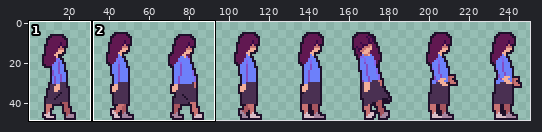
Sprite sheet: LucyGamejam/data/PlayerSpriteSheet.png. Above: a wide view before the commit, with the close-up outlined.
Close-up. Before the commit:
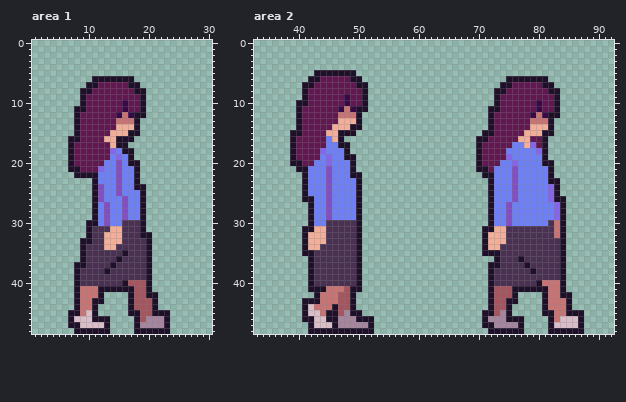
The file is 256x49 pixels. Shown: area 1: x 1..30, y 0..48; area 2: x 33..92, y 0..48. The wide view leaves out empty margins. The commit also changed other parts of the picture, which this record leaves out.
The result:
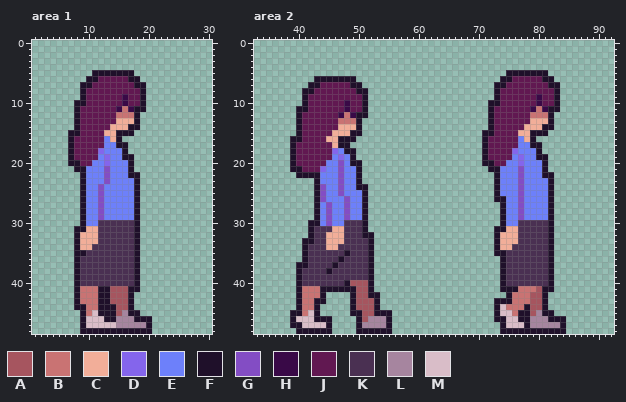
Palette (. is transparent): A #a6555f  B #c97373  C #f2ae99  D #8465ec  E #6d80fa  F #1f102a  G #834dc4  H #390947  J #611851  K #4a3052  L #a6859f  M #d9bdc8
The exact change:
Area 1:
y 5: x 11..17 ....... -> FFFFFFF
y 6: x 10 . -> F; x 12..16 FFFFF -> JJJJJ; x 18 . -> F
y 7: x 9 . -> F; x 11 F -> J; x 17 F -> J; x 19 . -> F
y 8: x 10 F -> J; x 18 F -> J
y 9: x 16 J -> H
y 10: x 8 . -> F
y 11: x 9 F -> J; x 15..18 JHJJ -> HBHF
y 12: x 15 H -> B; x 17 H -> B; x 19 F -> .
y 13: x 15..17 BBB -> CCC
y 14: x 14 J -> C; x 17 C -> F
y 15: x 7 . -> F; x 13 J -> C; x 15..16 CC -> FF; x 18 F -> .
y 16: x 8 F -> J; x 13 C -> E; x 16..17 FF -> ..
y 17: x 13..14 JC -> EE
y 18: x 12..14 JJD -> DEE; x 17 F -> .
y 19: x 12..13 JJ -> ED; x 15..16 DE -> EF
y 20: x 8 J -> F; x 11..13 JJE -> EED; x 15 G -> E; x 18 F -> .
y 21: x 7 F -> .; x 9..13 JJJDE -> FEEEG; x 15 G -> E; x 17..18 EF -> F.
y 22: x 8 F -> .; x 10..11 FF -> EE; x 13 E -> G; x 15 G -> E; x 17 E -> F
y 23: x 9..11 ..F -> FEE; x 13 E -> G; x 15 G -> E
y 24: x 9..11 ..F -> FEE; x 15 G -> E; x 19 F -> .
y 25: x 9..11 ..F -> FEE; x 15 G -> E; x 18..19 EF -> F.
y 26: x 9..11 ..F -> FEE; x 16 G -> E; x 18..19 EF -> F.
y 27..29: x 9..13 ..FEG -> FEEGE; x 16 G -> E; x 18..19 EF -> F.
y 30: x 9..15 .FFEGEE -> FEEKKKK; x 18..19 KF -> F.
y 31: x 8..11 ..FK -> FFCC; x 14..15 CC -> KK; x 18..19 KF -> F.
y 32: x 8..11 ..FK -> FCCC; x 13..15 CCC -> KKK; x 18..20 KFF -> F..
y 33: x 8..11 .FFK -> FCCC; x 13..15 CCC -> KKK; x 18..20 KKF -> F..
y 34: x 8..10 .FK -> FCC; x 13..14 CC -> KK; x 18..20 KKF -> F..
y 35: x 8 . -> F; x 16 F -> K; x 18..20 KKF -> F..
y 36: x 8..9 .F -> FK; x 15 F -> K; x 18..20 KKF -> F..
y 37: x 9 F -> K; x 14 F -> K; x 18..20 KKF -> F..
y 38: x 13 F -> K; x 18..20 KKF -> F..
y 39: x 18..20 KKF -> F..
y 40: x 16..20 FAAAF -> KKF..
y 41: x 14..16 FFF -> AAA; x 18..20 AAF -> F..
y 42: x 13..16 .... -> FAAA; x 18..21 AAFF -> ....
y 43: x 11 F -> B; x 13..16 .... -> FAAA; x 18..21 AAAF -> ....
y 44: x 9 B -> F; x 11..16 F..... -> BFFFAA; x 18..21 AAAF -> ....
y 45: x 7..16 FFBMF..... -> ..FBMFFFAL; x 19..23 AAFFF -> .....
y 46: x 7..9 FMM -> ..F; x 11..12 FF -> MM; x 14..17 .... -> FLLL; x 19..23 ALLLF -> FF...
y 47: x 7..9 FFM -> ..F; x 13..18 F....F -> MMLLLL; x 20..23 LLLF -> F...
y 48: x 8 F -> .; x 14..17 .... -> FFFF; x 21..23 FFF -> ...
Area 2:
y 5: x 43..49 FFFFFFF -> .......; x 75..81 ....... -> FFFFFFF
y 6: x 42 F -> .; x 44..48 JJJJJ -> FFFFF; x 50 F -> .; x 74 . -> F; x 76..80 FFFFF -> JJJJJ; x 82 . -> F
y 7: x 41 F -> .; x 43 J -> F; x 49 J -> F; x 51 F -> .; x 73 . -> F; x 75 F -> J; x 81 F -> J; x 83 . -> F
y 8: x 42 J -> F; x 50 J -> F; x 74 F -> J; x 82 F -> J
y 9: x 48 H -> J; x 80 J -> H
y 10: x 40 F -> .; x 72 . -> F
y 11: x 41 J -> F; x 47..50 HBHF -> JHJJ; x 73 F -> J; x 79..82 JHJJ -> HBHF
y 12: x 47 B -> H; x 49 B -> H; x 51 . -> F; x 79 H -> B; x 81 H -> B; x 83 F -> .
y 13: x 47..49 CCC -> BBB; x 79..81 BBB -> CCC
y 14: x 46 C -> J; x 49 F -> C; x 78 J -> C; x 81 C -> F
y 15: x 39 F -> .; x 45 C -> J; x 47..48 FF -> CC; x 50 . -> F; x 77 J -> C; x 79..80 CC -> FF; x 82 F -> .
y 16: x 40 J -> F; x 45 E -> C; x 48..49 .. -> FF; x 70 F -> .; x 77 C -> E; x 79..81 JJF -> F..
y 17: x 45..46 EE -> JC; x 70..71 FJ -> .F; x 76 E -> J; x 78..81 CDJF -> EFF.
y 18: x 44..46 DEE -> JJD; x 49 . -> F; x 70..71 FJ -> .F; x 75..76 EE -> JD; x 80..81 DF -> F.
y 19: x 44..45 ED -> JJ; x 47..48 EF -> DE; x 70..71 FJ -> .F; x 75 D -> J; x 77 E -> D; x 80 E -> F
y 20: x 40 F -> J; x 43..45 EED -> JJE; x 47 E -> G; x 50 . -> F; x 70..72 FJJ -> .FF; x 74 E -> J; x 76..77 DE -> ED; x 82 F -> .
y 21: x 39 . -> F; x 41..45 FEEEG -> JJJDE; x 47 E -> G; x 49..50 F. -> EF; x 70..73 FFJE -> ..FF; x 76..77 GE -> EG; x 81..82 EF -> F.
y 22: x 40 . -> F; x 42..43 EE -> FF; x 45 G -> E; x 47 E -> G; x 49 F -> E; x 71..73 FFE -> ..F; x 76..77 GE -> EG; x 81 E -> F
y 23: x 41..43 FEE -> ..F; x 45 G -> E; x 47 E -> G; x 72..73 FE -> .F; x 76..77 GE -> EG; x 83 F -> .
y 24: x 41..45 FEEEG -> ..FGE; x 47 E -> G; x 51 . -> F; x 72..73 FE -> .F; x 76..77 GE -> EG; x 82..83 DF -> F.
y 25: x 41..45 FEEEG -> ..FGE; x 47 E -> G; x 50..51 F. -> EF; x 72..73 FE -> .F; x 76..77 GE -> EG; x 82..83 DF -> F.
y 26: x 41..45 FFEEG -> ..FGE; x 48 E -> G; x 50..51 F. -> EF; x 72..74 FEE -> .FF; x 76..77 GE -> EG; x 82..84 DFF -> F..
y 27..29: x 42..43 FE -> .F; x 48 E -> G; x 50..51 F. -> EF; x 72..75 FEEG -> ..FE; x 77 E -> G; x 82..84 EDF -> F..
y 30: x 43 E -> F; x 45..47 KKK -> GEE; x 50..51 F. -> KF; x 72..75 FEEG -> ..FE; x 77..84 EEEEEKBF -> KKKKKF..
y 31: x 41 F -> .; x 43..44 CC -> KK; x 46..47 KK -> CC; x 50..51 F. -> KF; x 71..76 FFCCKK -> ..FFCC; x 82..84 KBF -> F..
y 32: x 41..47 FCCCKKK -> .FKKCCC; x 50..52 F.. -> KFF; x 71..73 FCC -> ..F; x 75..76 KK -> CC; x 82..84 KBF -> F..
y 33: x 42..47 CCCKKK -> FKKCCC; x 50..52 F.. -> KKF; x 71..73 FCC -> ..F; x 75..76 KK -> CC; x 82..84 KKF -> F..
y 34: x 42..43 CC -> KK; x 45..46 KK -> CC; x 50..52 F.. -> KKF; x 71..75 FCCKK -> ..FCC; x 82..84 KKF -> F..
y 35: x 42 F -> K; x 48 K -> F; x 50..52 F.. -> KKF; x 71..72 FF -> ..; x 74 K -> F; x 82..84 KKF -> F..
y 36: x 41..42 .F -> FK; x 47 K -> F; x 50..52 F.. -> KKF; x 73..74 FK -> .F; x 77 F -> K; x 82..84 KKF -> F..
y 37: x 40..42 ..F -> FFK; x 46 K -> F; x 50..52 F.. -> KKF; x 72..74 FFK -> ..F; x 78 F -> K; x 82..84 KKF -> F..
y 38: x 40..42 ..F -> FKK; x 45 K -> F; x 50..52 F.. -> KKF; x 72..74 FKK -> ..F; x 79 F -> K; x 82..84 KKF -> F..
y 39: x 40..42 ..F -> FKK; x 50..52 F.. -> KKF; x 72..74 FKK -> ..F; x 82..84 KKF -> F..
y 40: x 40..42 ..F -> FKK; x 48..52 KKF.. -> FAAAF; x 72..74 FKK -> ..F; x 80..84 FBBBF -> KKF..
y 41: x 40..43 ..FF -> FBBB; x 45..48 BBBA -> FFFF; x 50..52 F.. -> AAF; x 72..75 FAAA -> ..FF; x 77..80 FFFF -> BBBA; x 82..84 BBF -> F..
y 42: x 40..48 ...FBBBAA -> FBBBF....; x 50..53 .... -> AAFF; x 72..80 FAAAF.... -> ...FBBBAA; x 82..85 BBFF -> ....
y 43: x 40..42 .FF -> FBB; x 44..48 BBBAA -> F....; x 50..53 .... -> AAAF; x 72..74 FAA -> .FF; x 76..80 F.... -> BBBAA; x 82..85 BBBF -> ....
y 44: x 40..48 .FMBBBFAA -> FBBF.....; x 50..53 .... -> AAAF; x 72..80 FAAF..... -> .FMBBBFAA; x 82..85 BBBF -> ....
y 45: x 39..41 ..F -> FFB; x 43..48 MBFFAL -> F.....; x 51..55 ..... -> AAFFF; x 71..80 FFALF..... -> ..FMMBFFAL; x 83..87 BBFFF -> .....
y 46: x 39..44 ..FFMM -> FMMMFF; x 46..49 FLLL -> ....; x 51..55 FF... -> ALLLF; x 71..76 FLLLFF -> ..FFMM; x 78..81 .... -> FLLL; x 83..87 BMMMF -> FF...
y 47: x 39..42 ...F -> FFMM; x 45..50 MFLLLL -> F....F; x 52..55 F... -> LLLF; x 71..87 FFLLLLF....FMMMMF -> ...FMMMFLLLLLF...
y 48: x 40..41 .. -> FF; x 46..49 FFFF -> ....; x 53..55 ... -> FFF; x 72..73 FF -> ..; x 78..81 .... -> FFFF; x 85..87 FFF -> ...
Where, in picture pixels (left, top, right, bottom), the same in both close-ups:
changed: (68, 70, 170, 334)
changed: (290, 70, 392, 334)
changed: (476, 70, 584, 334)
